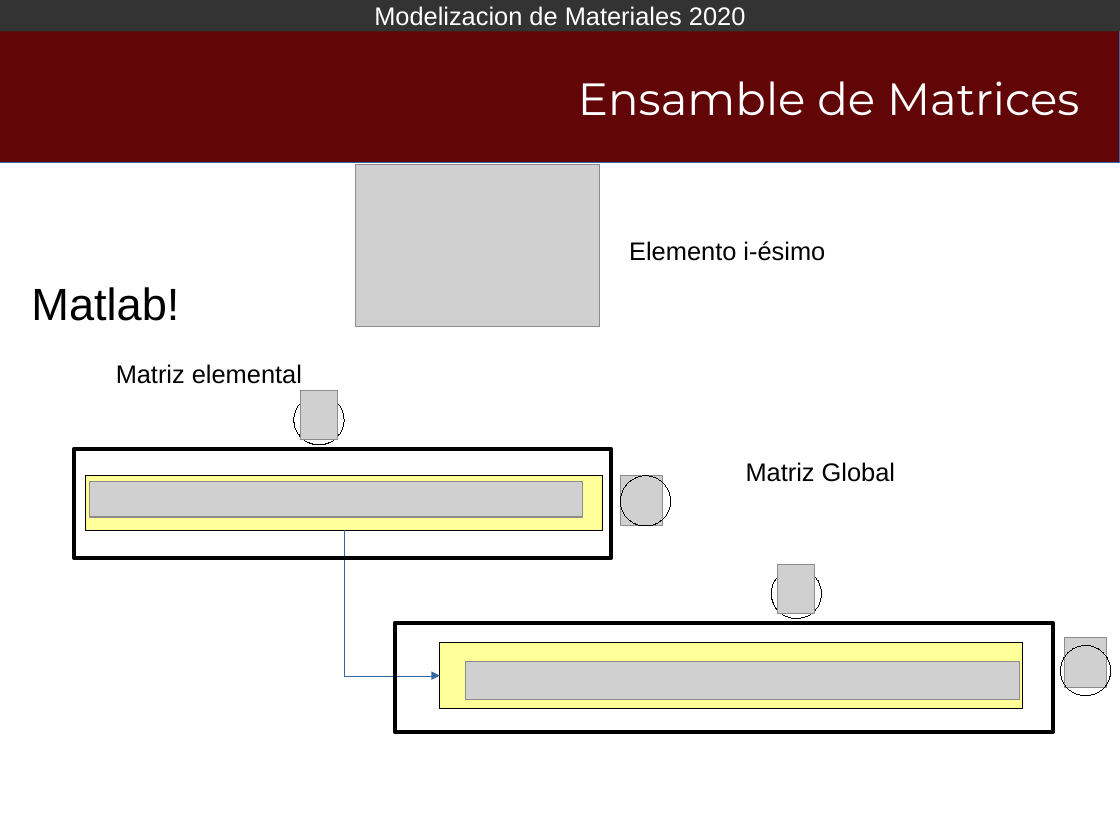
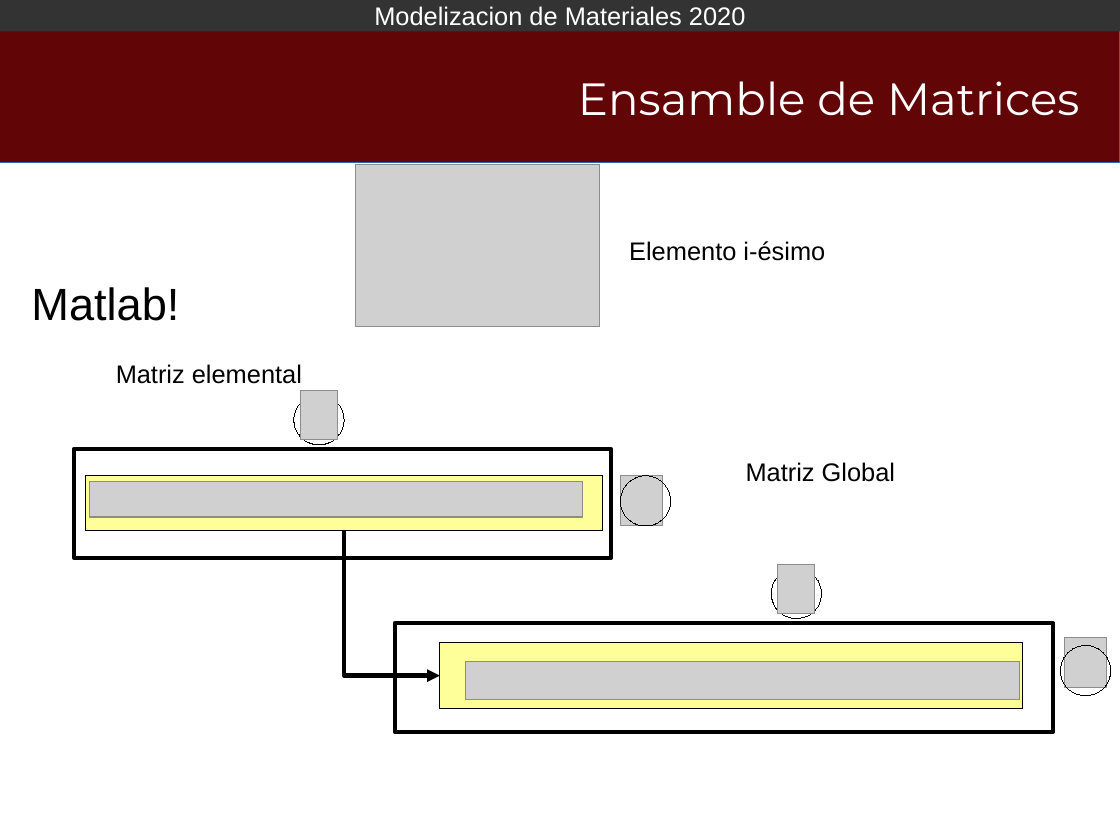
Before and after one commit to Modelizacion-de-Materiales/ModelizacionApuntesPresentaciones, a slide deck: slide 30 of 004-MEF02/Libreoffice/MEF02_2020.odp (slide 24 before the commit). Drawn at 1120x840 pixels with LibreOffice and Linux fonts; fonts in the diff are those of the drawing; grey boxes stand for pictures; background and template pictures are left out. Boxes give left, top, right and bottom in pixels: in the first picture for what was removed or moved away, otherwise in the second. Text is boxed around its words. In the diff, an @@ line names an element or a change of style, - is before the commit and + after.

Commit message:
agrego diapos para clarificar ensamble

```diff
--- a/004-MEF02/Libreoffice/MEF02_2020.odp
+++ b/004-MEF02/Libreoffice/MEF02_2020.odp
@@ elbow arrow (345, 531) - (440, 676): stroke #3465A4 0 pt to #000000 3 pt @@
```
Also in this commit, not shown: 8 other slides changed, 6 slides added.
